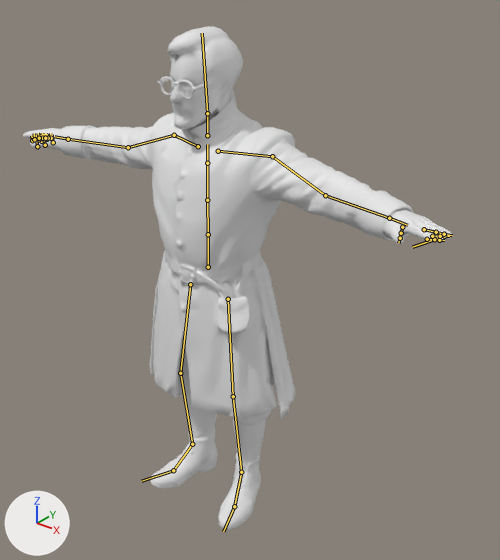
Renders of the glTF model assets/game/folk/gateclerk.glb from each side of a commit.
Before and after are seen from a 50 mm lens placed at (1.396, -1.519, 1.893), pointed at (0.079, 0.128, 0.873). Arrows for +X, +Y and +Z are at lower left; the lights stay in place. The picture after the commit comes second. Both versions are drawn at the pose saved in each file; the numbers are the values there. The bones that change, and the others that lie on the model, are drawn over the model as lines.

The first picture shows 'char1'.
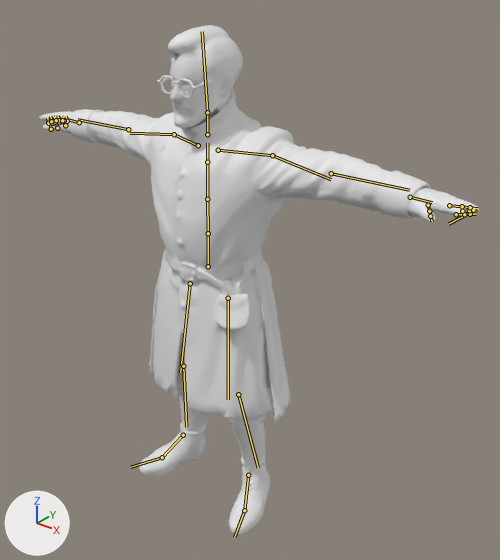
Pixel boxes (x1, y1, x2, y2) of what changed, in the pictures (500 x 560 px):
'char1', posed
    before: (23, 26, 453, 529)
    after: (40, 25, 479, 534)
bone 'mixamorig:LeftArm', root to tip
    before: (272, 156) to (325, 195)
    after: (272, 155) to (331, 179)
bone 'mixamorig:LeftForeArm', root to tip
    before: (325, 195) to (389, 218)
    after: (331, 173) to (409, 190)
bone 'mixamorig:RightArm', root to tip
    before: (174, 135) to (128, 147)
    after: (174, 134) to (130, 133)
bone 'mixamorig:RightForeArm', root to tip
    before: (128, 147) to (68, 139)
    after: (128, 129) to (77, 119)
bone 'mixamorig:LeftUpLeg', root to tip
    before: (228, 299) to (233, 396)
    after: (228, 298) to (228, 399)
bone 'mixamorig:LeftLeg', root to tip
    before: (233, 396) to (241, 472)
    after: (238, 394) to (258, 467)
bone 'mixamorig:RightLeg', root to tip
    before: (180, 373) to (192, 444)
    after: (183, 366) to (186, 427)

The change in detail:
Bone 'mixamorig:LeftArm' (bone_mixamorig_leftarm) turns from (0, 0, 0) to (-5, 0, 11) degrees about its own x, y and z.
Bone 'mixamorig:LeftForeArm' (bone_mixamorig_leftforearm) turns from (0, 0, 0) to (1, 0, -14) degrees about its own x, y and z.
Bone 'mixamorig:RightArm' (bone_mixamorig_rightarm) turns from (0, 0, 0) to (-7, 0, -10) degrees about its own x, y and z.
Bone 'mixamorig:RightForeArm' (bone_mixamorig_rightforearm) turns from (0, 0, 0) to (2, 0, 13) degrees about its own x, y and z.
Bone 'mixamorig:LeftUpLeg' (bone_mixamorig_leftupleg) turns from (0, 0, 0) to (-5, 0, -1) degrees about its own x, y and z.
Bone 'mixamorig:LeftLeg' (bone_mixamorig_leftleg) turns from (0, 0, 0) to (10, 0, -4) degrees about its own x, y and z.
Bone 'mixamorig:RightLeg' (bone_mixamorig_rightleg) turns from (0, 0, 0) to (2, 1, 11) degrees about its own x, y and z.
